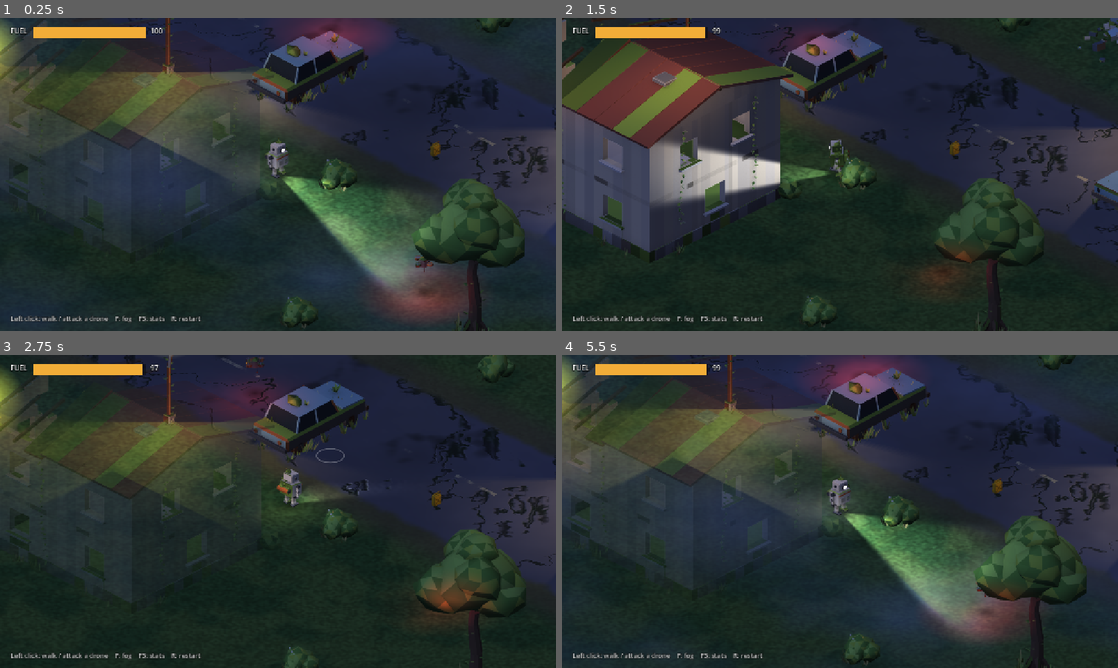
Above: before the commit, frames 1-4 (two rows, left to right).
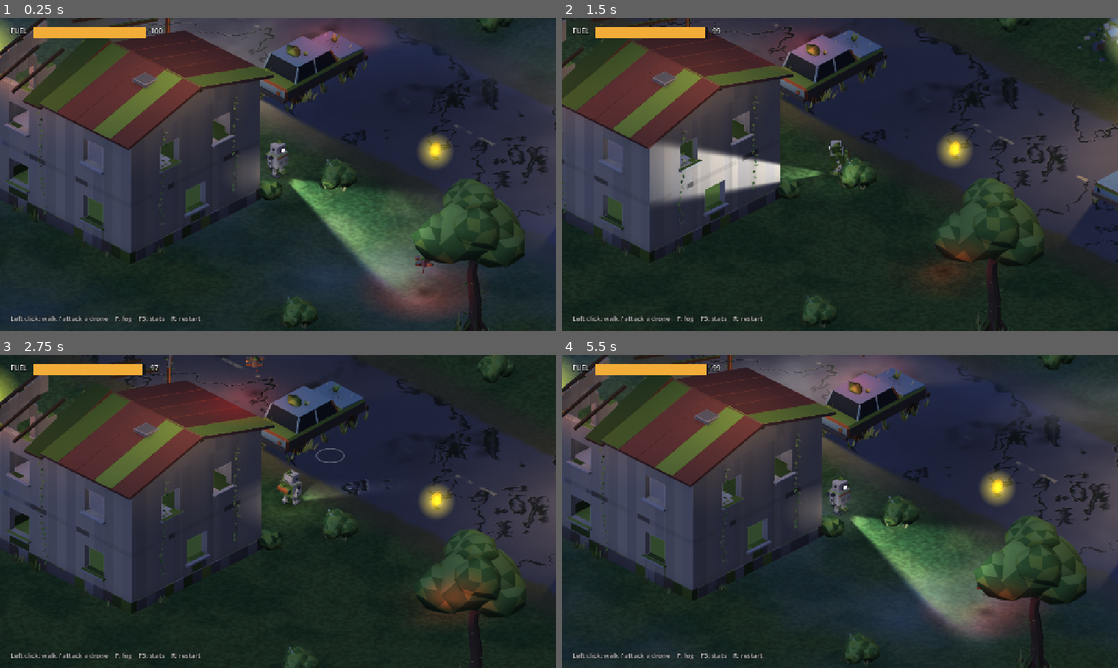
Above: after the commit, the same moments.

Repository: Oaken78/scavenger-2d
Game: Godot game, scene res://scenes/main.tscn
The game is run twice, just before and just after one commit, with the same random seed, the same clock (stepped at 60 frames per second) and the same inputs.
Inputs (mouse positions are in pixels of both pictures, inside the frame that each line leads up to):
- Up to frame 1 (0.25 s): no input
- Up to frame 2 (1.5 s): tap Enter at 0.5 s; move the mouse to (962, 158) at 0.52 s; hold F (toggle_fog) 0.53-1.25 s; click (962, 158) at 0.67 s; drag from (728, 190) to (812, 237) at 1.27 s
- Up to frame 3 (2.75 s): move the mouse to (333, 442) at 2.02 s; tap Alt at 2.1 s; click (333, 442) at 2.17 s
- Up to frame 4 (5.5 s): drag from (812, 574) to (673, 464) at 2.77 s; move the mouse to (1006, 558) at 3.52 s; hold F (toggle_fog) 3.53-4.25 s; click (1006, 558) at 3.67 s; tap R (restart) at 4.15 s; drag from (673, 464) to (756, 433) at 4.27 s; move the mouse to (867, 511) at 5.02 s; tap Alt at 5.1 s; click (867, 511) at 5.17 s

The runs differ from the first frame. In frame 1, 16% of the frame differs, in the area x 0-100%, y 0-82%; in frame 2, 3.0%; in frame 3, 15%; in frame 4, 17%, in the area x 0-100%, y 0-80%.

Commit message:
art(scavenger-2d): T03 round 2, real A01 sprites, review fixes
- Merged main (A01 sprites, 3341024). The sprite loader reads the shipped manifest: per-anim fps and loop,
  light anchors (robot headlight, drone eye, lamp bulb turned with the prop's rot, campfire), additive
  unlit _e layer. Drone sprites are drawn at their ground point (already hovering).
- Review fixes: an asset whose first frame or origin is missing warns (push_warning) and falls back to the
  iso box; lamp and fire flicker are noise over time (same at any frame rate); the headlight cone texture is
  built once per run (static cache).
- Cutaway tests the sprite's alpha at the robot (a bounding rect faded the house at the start spot).
- Canisters get a small warm beacon glow so the 32 px sprite reads in the dark.
- New scenario out_of_fuel_restart (fuel 0.5 -> out_of_fuel, 0 errors, R, fuel > 99). New unit test: every
  manifest asset has a first frame.

No test, assert or scenario check removed or loosened in this commit.
Tier 2 (before commit): unit 18/18 PASS; shots play_loop, out_of_fuel_restart, perf_street PASS errors=0.

Co-Authored-By: Claude Opus 5.5 <noreply@anthropic.com>

Diff:
--- a/scripts/entity_view.gd
+++ b/scripts/entity_view.gd
@@ -5,6 +5,8 @@
 
 ## Multiplies unlit layers so they keep their own colour under the CanvasModulate (set by Main).
 static var unlit_boost := Color.WHITE
+
+static var _alpha_cache: Dictionary = {}  ## diffuse texture -> Image, for the cutaway alpha test
 
 var asset := ""
 var lift_m := 0.0  ## metres the body floats above its ground point
@@ -36,7 +38,9 @@
 		add_child(_sprite)
 		_emissive = Sprite2D.new()
 		_emissive.centered = false
-		_emissive.material = _unlit_material()
+		var add := _unlit_material()
+		add.blend_mode = CanvasItemMaterial.BLEND_MODE_ADD  # _e.png: emission colour, alpha = glow amount
+		_emissive.material = add
 		_emissive.self_modulate = unlit_boost
 		add_child(_emissive)
 		set_pose("static", rot, 0.0)
@@ -84,7 +88,8 @@
 	if phase:
 		f = clampi(int(t * count), 0, count - 1)
 	else:
-		f = int(t * _bank.fps(asset)) % maxi(count, 1)
+		f = int(t * _bank.fps(asset, a))
+		f = f % count if _bank.loops(asset, a) else mini(f, count - 1)
 	if a == _anim and dir == _dir and f == _frame:
 		return
 	_anim = a
@@ -100,7 +105,23 @@
 	_emissive.offset = off
 
 
-## The body's image rect in local pixels (for the cutaway test).
+## True when the body's image is opaque at a local pixel (for the cutaway test). Sprites test their alpha.
+func covers(local: Vector2) -> bool:
+	if not screen_rect().has_point(local):
+		return false
+	if _sprite == null or _sprite.texture == null:
+		return true
+	var tex: Texture2D = (_sprite.texture as CanvasTexture).diffuse_texture
+	if not _alpha_cache.has(tex):
+		_alpha_cache[tex] = tex.get_image()
+	var img: Image = _alpha_cache[tex]
+	var px := Vector2i(local - _sprite.offset)
+	if px.x < 0 or px.y < 0 or px.x >= img.get_width() or px.y >= img.get_height():
+		return false
+	return img.get_pixelv(px).a > 0.5
+
+
+## The body's image rect in local pixels.
 func screen_rect() -> Rect2:
 	if _sprite != null and _sprite.texture != null:
 		return Rect2(_sprite.offset, _sprite.texture.get_size())
--- a/scripts/main.gd
+++ b/scripts/main.gd
@@ -30,6 +30,7 @@
 @export var fire_energy := 1.7
 @export var fire_radius_m := 7.0
 @export var flicker_seed := 20261020
+@export var flicker_rate_hz := 15.0  ## how often the broken lamp picks a new brightness
 @export_group("Robot headlight")
 @export var headlight_color := Color(0.92, 0.95, 1.0)
 @export var headlight_energy := 1.9
@@ -37,6 +38,8 @@
 @export var headlight_half_angle_deg := 26.0
 @export var headlight_fade_s := 2.0  ## fade-out when the fuel runs dry
 @export var robot_glow_radius_m := 2.2  ## small fill light around the robot so it never vanishes in the dark
+@export var canister_glow_color := Color(0.55, 0.36, 0.1)  ## pickup beacon so a 32 px canister reads in the dark
+@export var canister_glow_radius_m := 0.7
 @export_group("Drones")
 @export var eye_color := Color(1.0, 0.12, 0.08)
 @export var eye_energy := 1.3
@@ -91,6 +94,8 @@
 var _drones: Array[EntityView] = []
 var _eyes: Array[PointLight2D] = []
 var _canisters: Array[EntityView] = []
+var _eye_anchor := Vector3.ZERO  ## drone eye light anchor at dir 0 (metres)
+var _head_anchor := Vector3.ZERO  ## robot headlight anchor at dir 0 (metres)
 var _tall: Array[EntityView] = []  ## props that fade when they hide the robot
 var _flickers: Array = []  ## {lights: Array[Light2D], base: float, kind: String}
 var _wisps: Array = []  ## {node: Sprite2D, vel: Vector2 (m/s), pos: Vector2 (m)}
@@ -103,6 +108,7 @@
 var _radial: GradientTexture2D
 var _pool: GradientTexture2D  ## 2:1 ellipse: a ground circle seen by the iso camera
 var _headlight_tex: ImageTexture
+static var _cone_cache: ImageTexture  ## built once per run, not per restart
 
 
 func _ready() -> void:
@@ -322,17 +328,20 @@
 			_add_occluder(view, Vector2(real[0], real[1]), rot)
 		match str(p.get("light", "")):
 			"lamp", "lamp_flicker":
-				var h := float(fp.get("light_height", 4.2))
+				# Bulb anchor at rot 0 (glTF axes), turned like Godot's rotation_degrees.y = rot (+x towards -z).
+				var bulb := _bank.light_anchor(asset, Vector3(0, float(fp.get("light_height", 4.2)), 0))
+				var h := bulb.y
+				var under := Vector2(bulb.x, bulb.z).rotated(-rot)
 				view.add_spot(Vector3(0, h, 0), 4.0, Color(1.0, 0.85, 0.6))
-				_add_glow(view, h, lamp_color, 1.4)
-				var lights := _add_light_pair(pos, lamp_color, lamp_energy, lamp_radius_m, h, _pool, Vector2.ZERO)
+				_add_glow(view, under, h, lamp_color, 1.4)
+				var lights := _add_light_pair(pos + under, lamp_color, lamp_energy, lamp_radius_m, h, _pool, Vector2.ZERO)
 				_flickers.append({"lights": lights, "base": lamp_energy, "kind": str(p["light"])})
 			"fire":
-				var h := float(fp.get("light_height", 0.6))
+				var h := _bank.light_anchor(asset, Vector3(0, float(fp.get("light_height", 0.6)), 0)).y
 				for k in 6:
 					var a := TAU * k / 6.0
 					view.add_spot(Vector3(cos(a) * 0.3, 0.15 + 0.1 * (k % 2), sin(a) * 0.3), 3.0, Color(1.0, 0.55, 0.15))
-				_add_glow(view, h, fire_color, 1.5)
+				_add_glow(view, Vector2.ZERO, h, fire_color, 1.5)
 				_add_embers(view)
 				var lights := _add_light_pair(pos, fire_color, fire_energy, fire_radius_m, h, _pool, Vector2.ZERO)
 				_flickers.append({"lights": lights, "base": fire_energy, "kind": "fire"})
@@ -347,6 +356,7 @@
 		view.setup(_bank, "fuel_canister", _stand_in_size("fuel_canister", fp), float(fp["height"]),
 			_stand_in_color("fuel_canister"), 0.0, 0.0, MASK_SHADOWED | MASK_PROPS)
 		view.add_spot(Vector3(0, float(fp["height"]) + 0.05, 0), 2.0, Color(1.0, 0.85, 0.3))
+		_add_glow(view, Vector2.ZERO, 0.15, canister_glow_color, canister_glow_radius_m)
 		_world.add_child(view)
 		_canisters.append(view)
 
@@ -354,6 +364,7 @@
 func _build_drones() -> void:
 	var fp: Dictionary = _layout["footprints"]["scrap_drone"]
 	var hover := float(fp.get("hover_height", 1.2))
+	_eye_anchor = _bank.light_anchor("scrap_drone", Vector3(0.42, hover + 0.2, 0))
 	for d: Dictionary in sim.drones:
 		var view := EntityView.new()
 		view.name = "Drone%d" % d["id"]
@@ -363,7 +374,7 @@
 		_add_blob(view, 0.5, 0.45)
 		_world.add_child(view)
 		_drones.append(view)
-		var eye := _make_light(eye_color, eye_energy, eye_radius_m, (hover + 0.2) * Iso.LIFT, _pool)
+		var eye := _make_light(eye_color, eye_energy, eye_radius_m, _eye_anchor.y * Iso.LIFT, _pool)
 		eye.range_item_cull_mask = MASK_SHADOWED | MASK_PROPS
 		add_child(eye)
 		_eyes.append(eye)
@@ -375,7 +386,8 @@
 	_robot.name = "Robot"
 	_robot.setup(_bank, "robot", _stand_in_size("robot", fp), float(fp["height"]), _stand_in_color("robot"),
 		sim.robot_heading, 0.0, MASK_SHADOWED)
-	var hh := float(fp.get("headlight_height", 1.1))
+	_head_anchor = _bank.light_anchor("robot", Vector3(0.3, float(fp.get("headlight_height", 1.1)), 0))
+	var hh := _head_anchor.y
 	_robot.add_spot(Vector3(0.47, hh, 0), 3.5, Color(1.0, 0.97, 0.85))
 	_robot_blob = _add_blob(_robot, 0.75, 0.55)
 	_world.add_child(_robot)
@@ -449,7 +461,7 @@
 	return s
 
 
-func _add_glow(view: EntityView, height_m: float, color: Color, radius_m: float) -> void:
+func _add_glow(view: EntityView, ground_off: Vector2, height_m: float, color: Color, radius_m: float) -> void:
 	var s := Sprite2D.new()
 	s.texture = _radial
 	var b := EntityView.unlit_boost
@@ -459,7 +471,7 @@
 	m.blend_mode = CanvasItemMaterial.BLEND_MODE_ADD
 	s.material = m
 	s.scale = Vector2.ONE * (2.0 * radius_m * Iso.PX_PER_M / _radial.width)
-	s.position = Iso.to_screen(Vector2.ZERO, height_m)
+	s.position = Iso.to_screen(ground_off, height_m)
 	view.add_child(s)
 
 
@@ -537,7 +549,7 @@
 		view.set_lift(view.base_lift + sin(_anim_time * 2.6 + i) * 0.08)
 		view.set_pose("hover", d["heading"], _anim_time + i * 0.3)
 		view.set_flash(d["hit_flash"] / Sim.HIT_FLASH)
-		_eyes[i].position = Iso.to_screen(d["pos"])
+		_eyes[i].position = Iso.to_screen(d["pos"] + Vector2(_eye_anchor.x, _eye_anchor.z).rotated(d["heading"]))
 		_eyes[i].energy = eye_energy * (1.0 + 1.5 * d["hit_flash"] / Sim.HIT_FLASH)
 	for i in _canisters.size():
 		_canisters[i].visible = not sim.canisters[i]["taken"]
@@ -552,8 +564,9 @@
 	var fwd := Iso.to_screen(Vector2.from_angle(sim.robot_heading))
 	var side := Iso.to_screen(Vector2.from_angle(sim.robot_heading + PI * 0.5))
 	var px_per_tex := headlight_range_m / _headlight_tex.get_width()
+	var lamp_at := sim.robot_pos + Vector2(_head_anchor.x, _head_anchor.z).rotated(sim.robot_heading)
 	for l in _headlight:
-		l.position = Iso.to_screen(sim.robot_pos)
+		l.position = Iso.to_screen(lamp_at)
 		l.rotation = fwd.angle()
 		l.scale = Vector2(fwd.length(), side.length()) * px_per_tex
 		l.energy = headlight_energy * fade * (1.0 if l == _headlight[0] else prop_light_scale)
@@ -561,21 +574,32 @@
 	_robot_glow.position = Iso.to_screen(sim.robot_pos)
 	_robot_glow.energy = 0.6 * fade
 	_robot.set_glow(fade)
-	# Lamps and fire flicker (seeded noise, presentation only).
+	# Lamps and fire flicker: noise over time, so the flicker is the same at any frame rate.
 	for f: Dictionary in _flickers:
 		var e: float = f["base"]
 		match f["kind"]:
 			"lamp_flicker":
-				var r := _rng.randf()
+				var r := _hash01(floori(_anim_time * flicker_rate_hz))
 				if r < 0.06:
 					e *= 0.08
 				elif r < 0.16:
 					e *= 0.55
 			"fire":
-				e *= 0.82 + 0.18 * sin(_anim_time * 11.0) * sin(_anim_time * 7.3 + 1.0) + _rng.randf_range(-0.08, 0.08)
+				e *= 0.78 + 0.22 * _value_noise(_anim_time * 9.0) + 0.1 * sin(_anim_time * 13.0)
 		var lights: Array = f["lights"]
 		lights[0].energy = e
 		lights[1].energy = e * prop_light_scale
+
+
+## 0..1 pseudo-random value for an integer slot (seeded by flicker_seed).
+func _hash01(slot: int) -> float:
+	return float(absi(hash(Vector2i(slot, flicker_seed))) % 10000) / 10000.0
+
+
+## Smooth 0..1 noise over t (linear between hashed integer slots, smoothstepped).
+func _value_noise(t: float) -> float:
+	var i := floori(t)
+	return lerpf(_hash01(i), _hash01(i + 1), smoothstep(0.0, 1.0, t - i))
 
 
 ## A tall prop drawn after the robot (lower on screen) whose image covers the robot's body fades out.
@@ -583,7 +607,7 @@
 	var body := Iso.to_screen(sim.robot_pos, 0.7)
 	var robot_y := Iso.to_screen(sim.robot_pos).y
 	for v in _tall:
-		var hides := v.position.y > robot_y and v.screen_rect().has_point(body - v.position)
+		var hides := v.position.y > robot_y and v.covers(body - v.position)
 		var target := cutaway_alpha if hides else 1.0
 		v.modulate.a = move_toward(v.modulate.a, target, cutaway_speed * delta)
 
@@ -701,6 +725,8 @@
 
 ## Top-down headlight cone: apex at the left middle, pointing +x (= the heading), soft edges, distance falloff.
 func _make_cone() -> ImageTexture:
+	if _cone_cache != null:
+		return _cone_cache
 	var n := 256
 	var img := Image.create(n, n, false, Image.FORMAT_RGBA8)
 	var half := deg_to_rad(headlight_half_angle_deg)
@@ -713,4 +739,5 @@
 			var fall := (1.0 - smoothstep(0.35, 1.0, d)) * smoothstep(0.0, 0.05, d)
 			var c := edge * fall
 			img.set_pixel(x, y, Color(c, c, c, c))
-	return ImageTexture.create_from_image(img)
+	_cone_cache = ImageTexture.create_from_image(img)
+	return _cone_cache
--- a/scripts/sprite_bank.gd
+++ b/scripts/sprite_bank.gd
@@ -2,18 +2,21 @@
 extends RefCounted
 ## Loads the pre-rendered sprites of A01 from res://assets/sprites/manifest.json:
 ## assets/sprites/<name>/<anim>_<dir>_<frame>.png (+ _n.png normal map, optional _e.png emissive).
-## An asset missing from the manifest (or the whole manifest) means "no sprites": the caller uses a stand-in.
-## The manifest reader accepts a few spellings of each key so small format details do not need code changes.
+## An asset missing from the manifest, or whose first frame is missing, means "no sprites": the caller uses a
+## stand-in. The reader accepts a few spellings of each key so small format details do not need code changes.
 
 const MANIFEST := "res://assets/sprites/manifest.json"
 const ROOT := "res://assets/sprites"
 
 var px_per_m := 64.0
-var _assets: Dictionary = {}  ## name -> {origin: Vector2, dirs: int, anims: {anim: frames}, fps: float, lift_m: float}
+## name -> {origin: Vector2, dirs: int, anims: {anim: {frames, fps, loop}}, lift_m: float, lights: {name: Vector3}}
+var _assets: Dictionary = {}
 var _cache: Dictionary = {}  ## "name/anim_dir_frame" -> {tex: CanvasTexture, emissive: Texture2D or null}
+var _root := ROOT
 
 
 func _init(path := MANIFEST) -> void:
+	_root = path.get_base_dir()
 	if not FileAccess.file_exists(path):
 		return
 	var data: Variant = JSON.parse_string(FileAccess.get_file_as_string(path))
@@ -29,7 +32,7 @@
 				_add(str(entry["name"]), entry)
 	elif list is Dictionary:
 		for key: Variant in list:
-			if list[key] is Dictionary:
+			if list[key] is Dictionary and (list[key].has("anims") or list[key].has("animations")):
 				_add(str(key), list[key])
 
 
@@ -50,14 +53,28 @@
 	return _assets[asset]["dirs"]
 
 
-func fps(asset: String) -> float:
-	return _assets[asset]["fps"]
+func fps(asset: String, anim: String) -> float:
+	return float(_assets[asset]["anims"].get(anim, {}).get("fps", 12.0))
+
+
+func loops(asset: String, anim: String) -> bool:
+	return bool(_assets[asset]["anims"].get(anim, {}).get("loop", true))
 
 
 ## Extra lift in metres the presentation adds; A01 renders actors at their height, so callers pass 0.
 func lift_m(asset: String, fallback: float) -> float:
 	var v: float = _assets[asset]["lift_m"]
 	return fallback if v < 0.0 else v
+
+
+## A light anchor in metres at dir 0 (x, y up, z; glTF axes), or fallback when the manifest has none.
+func light_anchor(asset: String, fallback: Vector3) -> Vector3:
+	if not has(asset):
+		return fallback
+	var lights: Dictionary = _assets[asset]["lights"]
+	if lights.is_empty():
+		return fallback
+	return lights.values()[0]
 
 
 ## The anim to play: the wanted one if rendered, else a close substitute, else the first one.
@@ -70,7 +87,7 @@
 
 
 func frame_count(asset: String, anim: String) -> int:
-	return int(_assets[asset]["anims"].get(anim, 1))
+	return int(_assets[asset]["anims"].get(anim, {}).get("frames", 1))
 
 
 ## {tex: CanvasTexture (colour + normal), emissive: Texture2D or null}, or {} when the file is missing.
@@ -78,7 +95,7 @@
 	var key := "%s/%s_%d_%d" % [asset, anim, dir, index]
 	if _cache.has(key):
 		return _cache[key]
-	var base := "%s/%s/%s_%d_%d" % [ROOT, asset, anim, dir, index]
+	var base := "%s/%s/%s_%d_%d" % [_root, asset, anim, dir, index]
 	var out := {}
 	if ResourceLoader.exists(base + ".png"):
 		var tex := CanvasTexture.new()
@@ -96,29 +113,50 @@
 	var raw: Variant = entry.get("anims", entry.get("animations", {}))
 	if raw is Dictionary:
 		for a: Variant in raw:
-			var v: Variant = raw[a]
-			if v is Dictionary:
-				anims[str(a)] = int(v.get("frames", v.get("frame_count", 1)))
-			else:
-				anims[str(a)] = int(v)
+			anims[str(a)] = _anim_info(raw[a])
 	elif raw is Array:
 		for v: Variant in raw:
 			if v is Dictionary and v.has("name"):
-				anims[str(v["name"])] = int(v.get("frames", v.get("frame_count", 1)))
+				anims[str(v["name"])] = _anim_info(v)
 			else:
-				anims[str(v)] = 1
+				anims[str(v)] = {"frames": 1, "fps": 12.0, "loop": true}
 	if anims.is_empty():
-		anims["static"] = 1
-	var o: Variant = entry.get("origin", entry.get("ground_origin", entry.get("origin_px", [0, 0])))
+		anims["static"] = {"frames": 1, "fps": 1.0, "loop": false}
+	var o: Variant = entry.get("origin", entry.get("ground_origin", entry.get("origin_px", null)))
 	var origin_px := Vector2.ZERO
 	if o is Array and o.size() >= 2:
 		origin_px = Vector2(float(o[0]), float(o[1]))
 	elif o is Dictionary:
 		origin_px = Vector2(float(o.get("x", 0)), float(o.get("y", 0)))
+	else:
+		push_warning("sprite manifest: %s has no origin; drawing it from its top-left corner" % asset)
+	var lights := {}
+	var raw_lights: Variant = entry.get("lights", {})
+	if raw_lights is Dictionary:
+		for k: Variant in raw_lights:
+			var v: Variant = raw_lights[k]
+			if v is Array and v.size() >= 3:
+				lights[str(k)] = Vector3(float(v[0]), float(v[1]), float(v[2]))
+	var dirs := int(entry.get("dirs", entry.get("dir_count", entry.get("directions", 1))))
+	var first: String = anims.keys()[0]
+	var first_png := "%s/%s/%s_0_0.png" % [_root, asset, first]
+	if not ResourceLoader.exists(first_png):
+		push_warning("sprite manifest: %s lists %s but %s is missing; using the stand-in box" % [asset, first, first_png])
+		return
 	_assets[asset] = {
 		"origin": origin_px,
-		"dirs": int(entry.get("dirs", entry.get("dir_count", entry.get("directions", 1)))),
+		"dirs": maxi(dirs, 1),
 		"anims": anims,
-		"fps": float(entry.get("fps", 12.0)),
 		"lift_m": float(entry.get("lift_m", -1.0)),
+		"lights": lights,
 	}
+
+
+static func _anim_info(v: Variant) -> Dictionary:
+	if v is Dictionary:
+		return {
+			"frames": maxi(int(v.get("frames", v.get("frame_count", 1))), 1),
+			"fps": float(v.get("fps", 12.0)),
+			"loop": bool(v.get("loop", true)),
+		}
+	return {"frames": maxi(int(v), 1), "fps": 12.0, "loop": true}
--- /dev/null
+++ b/test/scenarios/out_of_fuel_restart.json
@@ -0,0 +1,18 @@
+{
+  "scene": "res://scenes/main.tscn",
+  "seed": 1234,
+  "timeout_frames": 3600,
+  "steps": [
+    {"expect_signal": {"node": ".", "signal": "level_started", "timeout_frames": 300}},
+    {"set_prop": {"node": ".", "prop": "fuel", "value": 0.5}},
+    {"wait_frames": 120},
+    {"assert_prop": {"node": ".", "prop": "outcome", "op": "==", "value": "out_of_fuel"}},
+    {"screenshot": "out_of_fuel"},
+    {"assert_no_errors": true},
+    {"action_press": "restart", "frames": 2},
+    {"wait_frames": 30},
+    {"assert_prop": {"node": ".", "prop": "outcome", "op": "==", "value": "running"}},
+    {"assert_prop": {"node": ".", "prop": "fuel", "op": ">", "value": 99}},
+    {"assert_no_errors": true}
+  ]
+}
--- a/test/unit/test_iso.gd
+++ b/test/unit/test_iso.gd
@@ -29,3 +29,10 @@
 func test_missing_manifest_means_no_sprites() -> void:
 	var bank := SpriteBank.new("res://does/not/exist.json")
 	assert_false(bank.has("robot"))
+
+
+func test_shipped_manifest_gives_every_listed_asset_a_first_frame() -> void:
+	var bank := SpriteBank.new()
+	for asset: String in bank.names():
+		var anim := bank.pick_anim(asset, "idle")
+		assert_false(bank.frame(asset, anim, 0, 0).is_empty(), asset)
